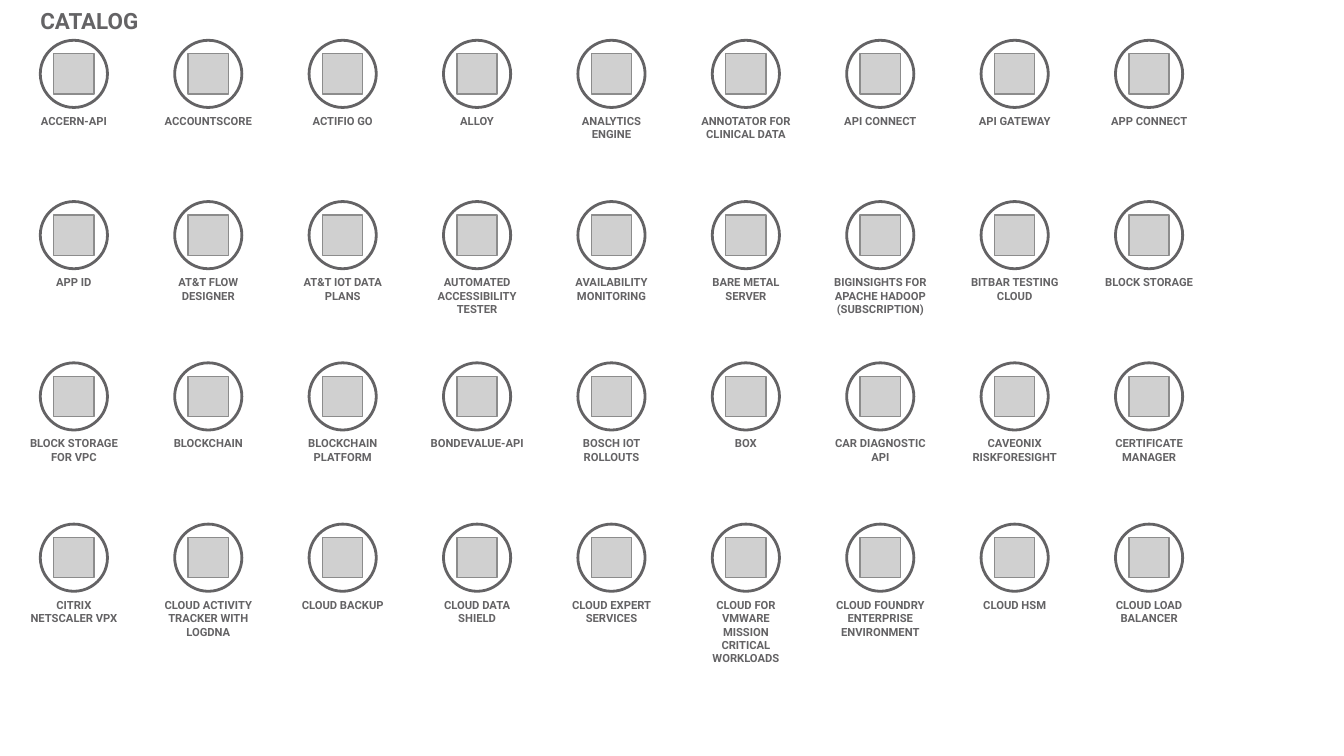
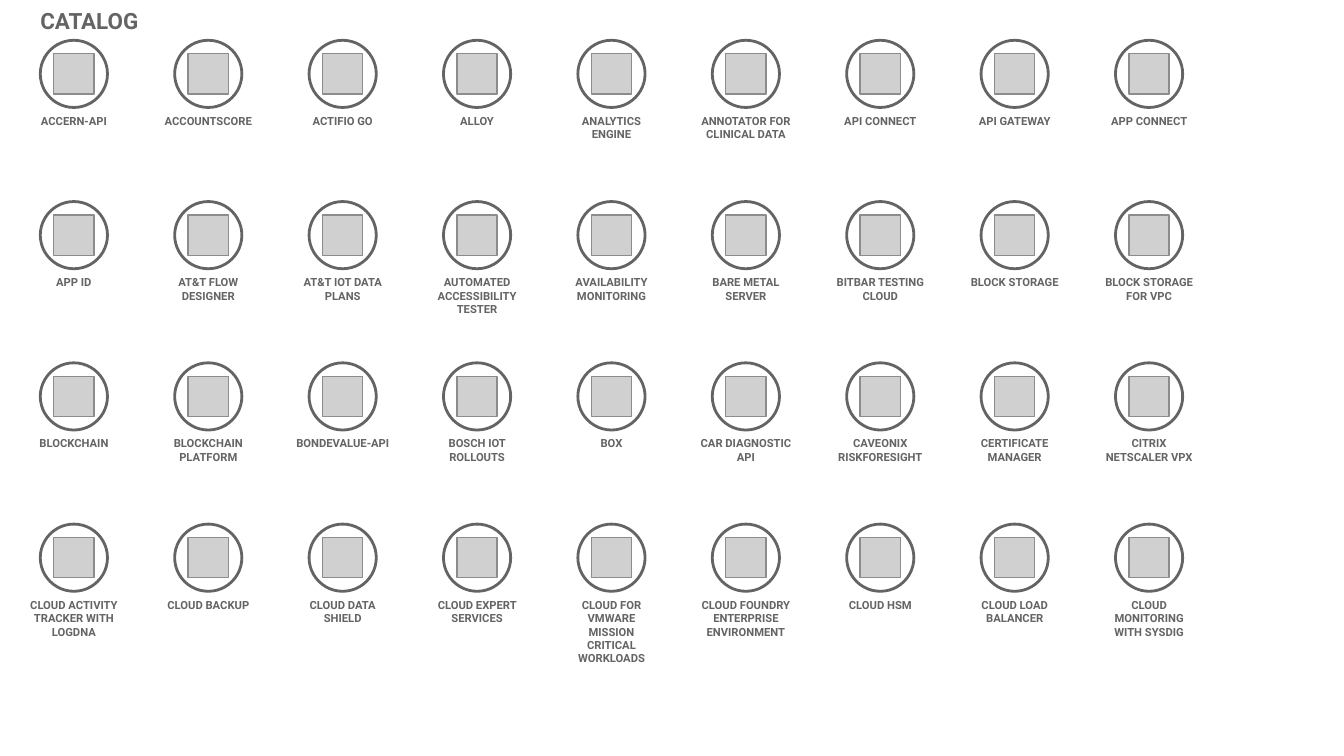
Before and after one commit to l2fprod/myarchitecture, a slide deck: slide 3 of mycatalog-architecture-diagram-template.pptx. Drawn at 1344x756 pixels with LibreOffice and Linux fonts; fonts in the diff are those of the drawing; grey boxes stand for pictures. Boxes give left, top, right and bottom in pixels: in the first picture for what was removed or moved away, otherwise in the second. Text is boxed around its words. In the diff, an @@ line names an element or a change of style, - is before the commit and + after.

```diff
--- a/mycatalog-architecture-diagram-template.pptx
+++ b/mycatalog-architecture-diagram-template.pptx
@@ text removed at (834, 278, 926, 315) @@
-BIGINSIGHTS FOR APACHE HADOOP (SUBSCRIPTION)
@@ text added at (971, 278, 1059, 286), 6 pt, text #646365, bold @@
+BLOCK STORAGE
@@ text at (1105, 278, 1193, 300): text changed @@
-BLOCK STORAGE
+BLOCK STORAGE FOR VPC
@@ text at (39, 439, 108, 447): text changed @@
-BLOCK STORAGE FOR VPC
+BLOCKCHAIN
@@ text at (174, 439, 243, 461): text changed @@
-BLOCKCHAIN
+BLOCKCHAIN PLATFORM
@@ text removed at (308, 439, 377, 461) @@
-BLOCKCHAIN PLATFORM
@@ text "CITRIX NETSCALER VPX": place and size @@
-text "CITRIX NETSCALER VPX" at (31, 601, 117, 622)
+text "CITRIX NETSCALER VPX" at (1106, 439, 1192, 461)
@@ 9 texts: place and size @@
-9 texts at (165, 278, 1183, 662)
+9 texts at (30, 278, 1049, 662)
@@ text added at (167, 601, 250, 609), 6 pt, text #646365, bold @@
+CLOUD BACKUP
@@ text at (310, 601, 376, 622): text changed @@
-CLOUD BACKUP
+CLOUD DATA SHIELD
@@ text at (438, 601, 517, 622): text changed @@
-CLOUD DATA SHIELD
+CLOUD EXPERT SERVICES
@@ text removed at (572, 601, 651, 622) @@
-CLOUD EXPERT SERVICES
@@ text added at (702, 601, 790, 636), 6 pt, text #646365, bold @@
+CLOUD FOUNDRY ENTERPRISE ENVIRONMENT
@@ text at (849, 601, 912, 609): text changed @@
-CLOUD FOUNDRY ENTERPRISE ENVIRONMENT
+CLOUD HSM
@@ text at (981, 601, 1048, 622): text changed @@
-CLOUD HSM
+CLOUD LOAD BALANCER
@@ text at (1114, 601, 1184, 636): text changed @@
-CLOUD LOAD BALANCER
+CLOUD MONITORING WITH SYSDIG
```
Also in this commit, not shown: 4 other slides changed, 1 other file.
